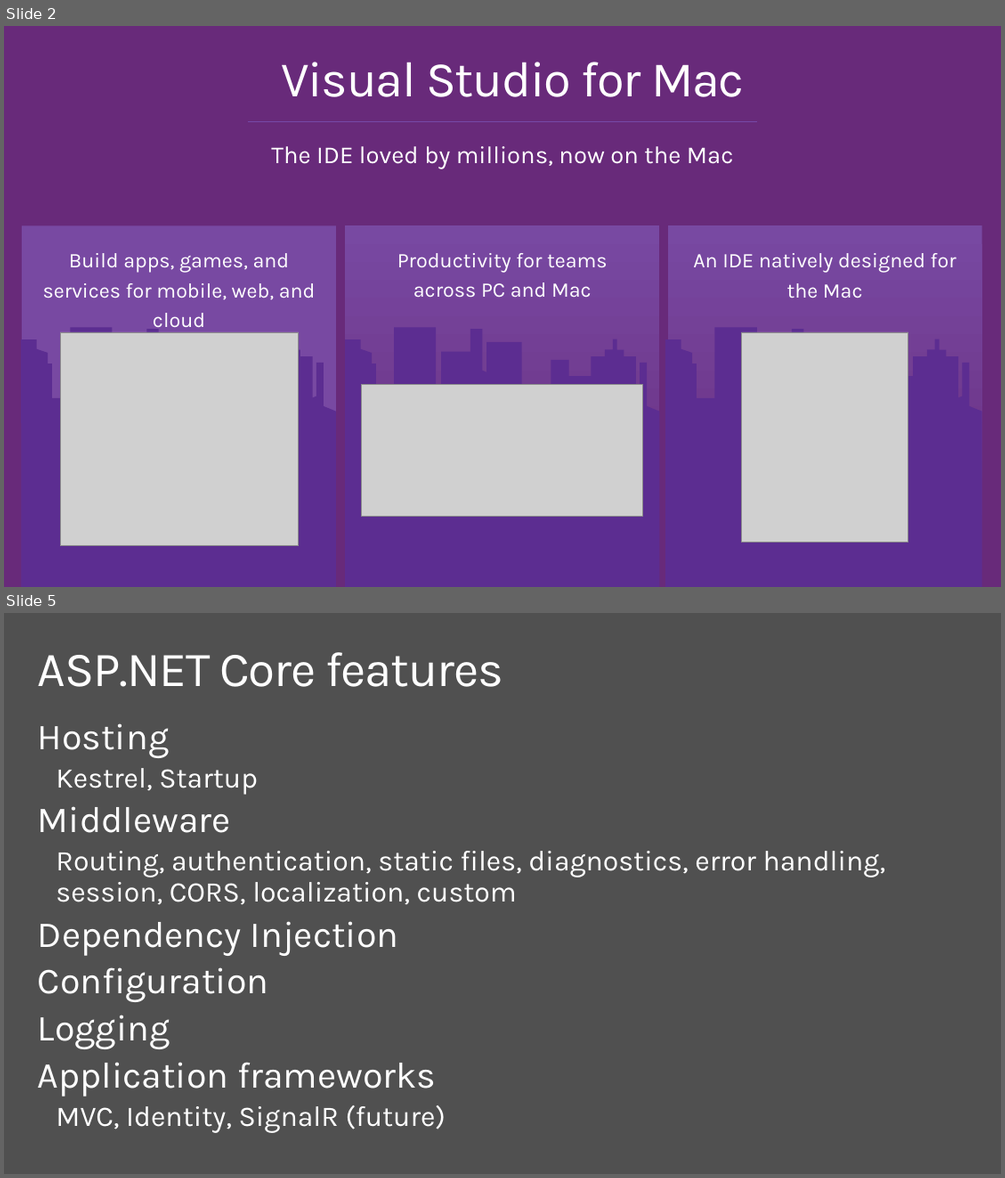
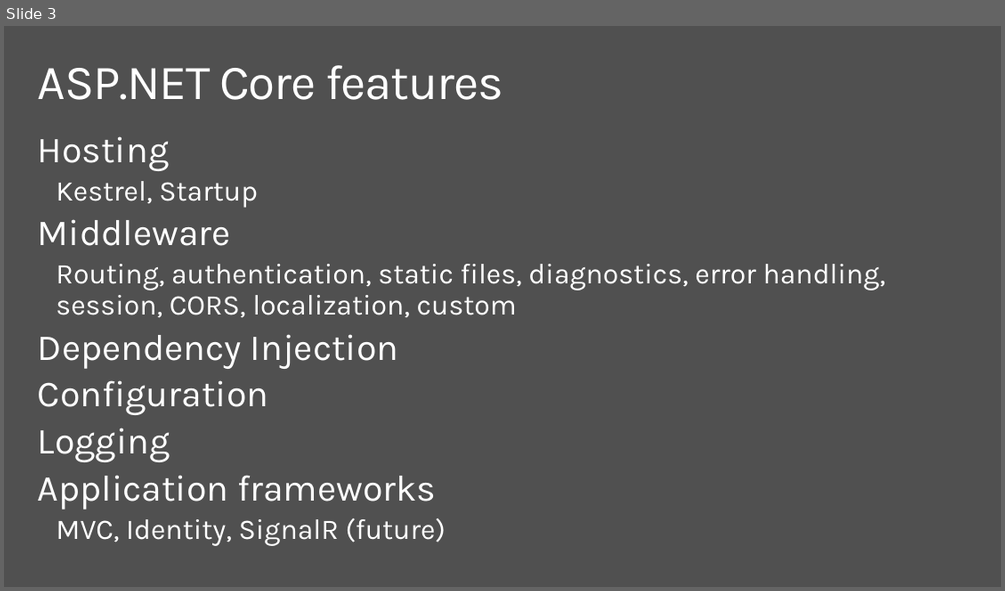
Before and after one commit to dotnet-presentations/dotnetcore-workshop, a slide deck: 2-Web-Dev/netcore-workshop-webdev.pptx. Shown one above the other, each under a label of ours: slides 2 and 5 before the commit, slide 3 after it; the slides between them are not shown. The pictures are 1005x1178 and 1005x591 pixels, drawn with LibreOffice and Linux fonts; fonts in the diff are those of the drawing; grey boxes stand for pictures; background and template pictures are left out. Boxes give left, top, right and bottom in pixels: in the first picture for what was removed or moved away, otherwise in the second. Text is boxed around its words. In the diff, an @@ line names an element or a change of style, - is before the commit and + after.

```diff
--- a/2-Web-Dev/netcore-workshop-webdev.pptx
+++ b/2-Web-Dev/netcore-workshop-webdev.pptx
@@ slide 2 removed at box(4, 26, 1001, 587), background #682A7A @@
@@ text removed at box(281, 62, 744, 97) @@
-Visual Studio for Mac
@@ line removed from (248, 121) to (757, 121) @@
@@ text removed at box(271, 146, 734, 169) @@
-The IDE loved by millions, now on the Mac
@@ group removed at box(21, 225, 336, 587): 2 rectangles, 1 text, 1 freeform shape, 1 picture @@
-Build apps, games, and services for mobile, web, and cloud
@@ group removed at box(665, 225, 982, 587): 2 rectangles, 1 text, 1 freeform shape, 1 picture @@
-An IDE natively designed for the Mac
@@ group removed at box(345, 225, 659, 587): 2 rectangles, 1 text, 1 freeform shape, 1 picture @@
-Productivity for teams
-across PC and Mac
@@ what was slide 5 is now slide 3 @@
```
Also in this commit, not shown: 4 slides changed, 1 slide added, 1 other slide removed.
